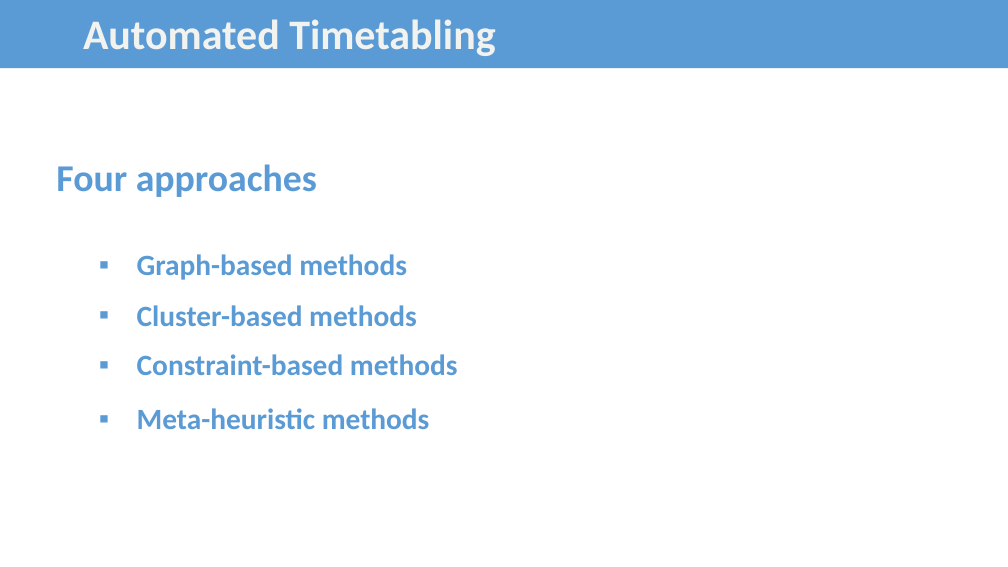
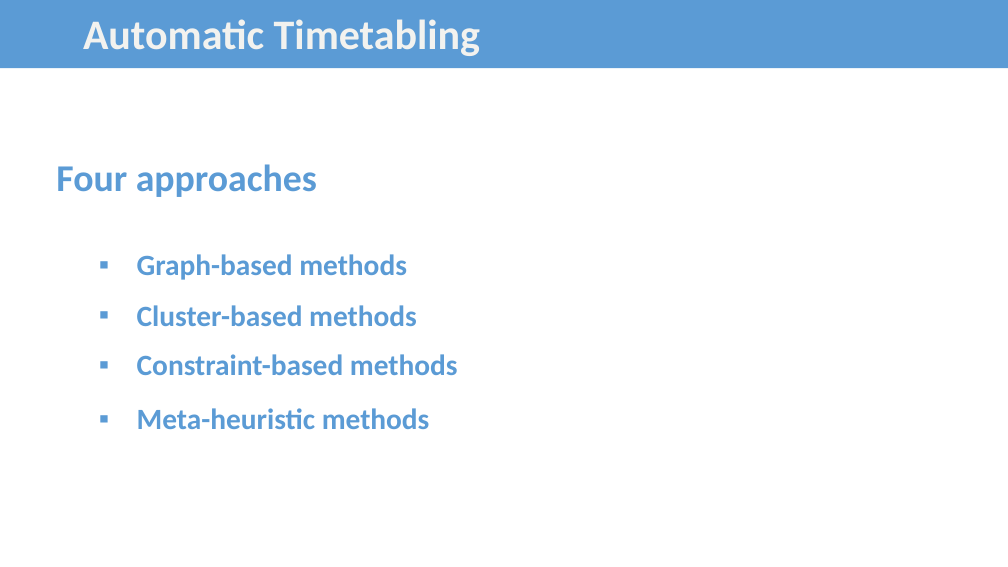
Before and after one commit to bee-lullaby/FinalProject, a slide deck: slide 11 of Documents/FUTimetabling_Presentation_Ver4.pptx. Drawn at 1008x567 pixels with LibreOffice and Linux fonts; fonts in the diff are those of the drawing. Boxes give left, top, right and bottom in pixels: in the first picture for what was removed or moved away, otherwise in the second. Text is boxed around its words. In the diff, an @@ line names an element or a change of style, - is before the commit and + after.

```diff
--- a/Documents/FUTimetabling_Presentation_Ver4.pptx
+++ b/Documents/FUTimetabling_Presentation_Ver4.pptx
@@ text in right arrow at [83, 19, 480, 56]: text changed @@
-Automated Timetabling
+Automatic Timetabling
```
Also in this commit, not shown: 24 other slides changed, 1 slide added, 4 other files.
